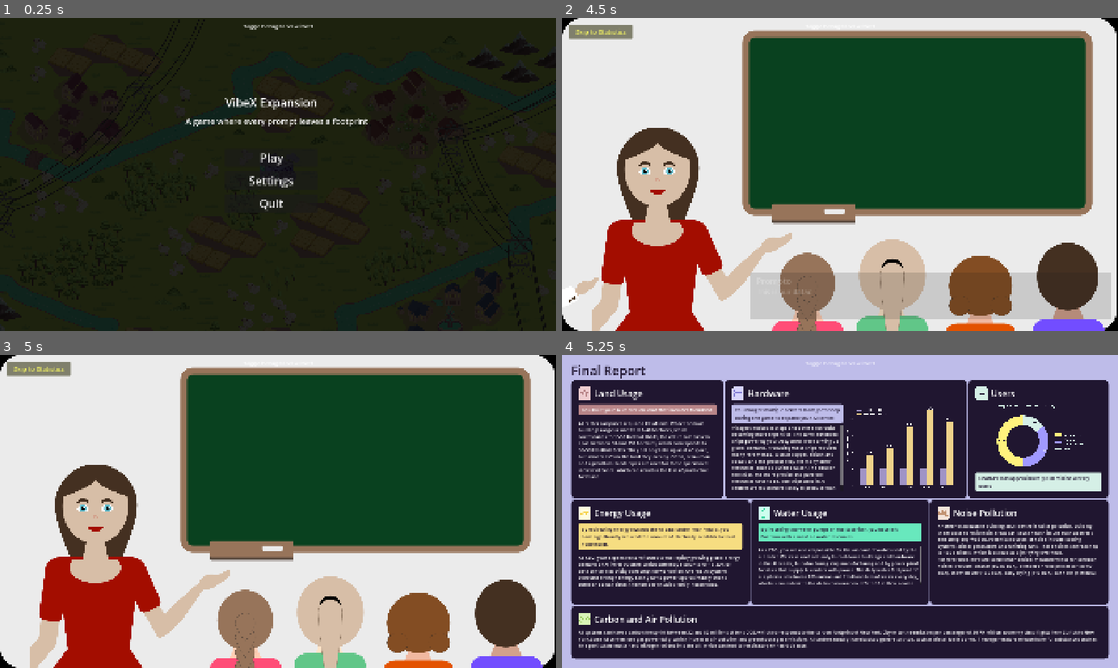
Above: before the commit, frames 1-4 (two rows, left to right).
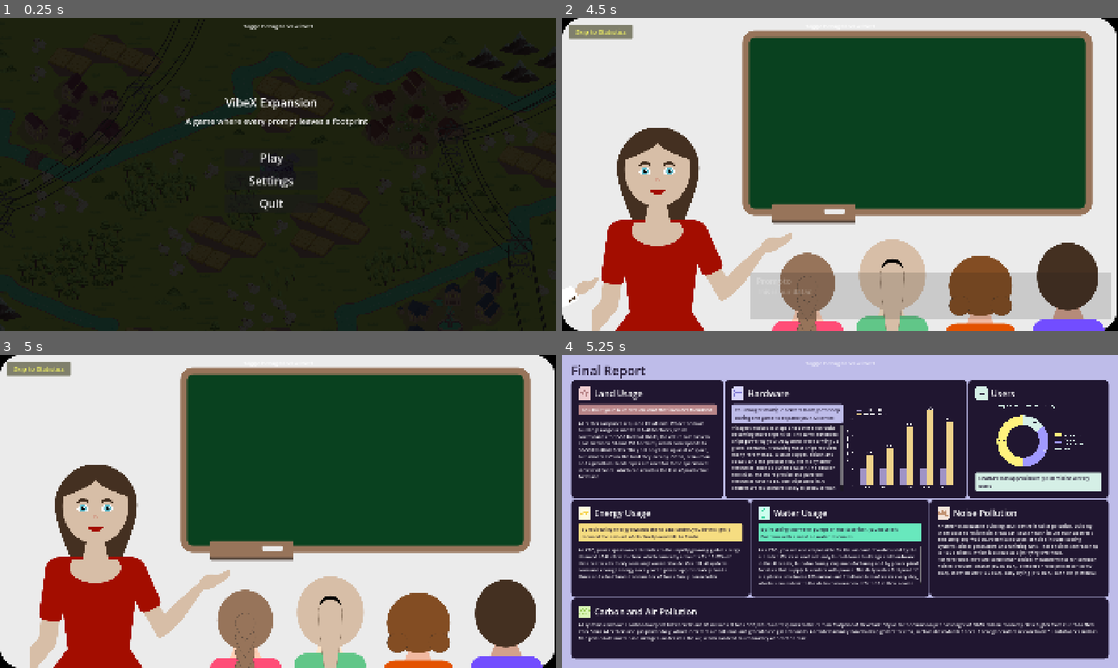
Above: after the commit, the same moments.

Repository: krishna3960/EducationTechnology
Game: Godot game, scene res://Scenes/menu.tscn
Same seed, same stepped clock (60 frames per second), same inputs: the game is played once before the commit and once after it. The engine's default icon, where the game draws it, is replaced by a stand-in: a white triangle on a blue panel in a dark square.
Inputs (mouse positions are in pixels of both pictures, inside the frame that each line leads up to):
- Up to frame 1 (0.25 s): no input
- Up to frame 2 (4.5 s): click "Play" at 0.5 s; tap Enter (ui_accept) at 1.25, 1.52 s; move the mouse to (962, 158) at 1.27 s; hold D (move_right) 1.28-2 s; click (962, 158) at 1.42 s; click "Continue" at 2 s; click "Skip Intro" at 2.75 s; click "Skip Intro" at 3.5 s; click "Skip to Classroom" at 4.25 s
- Up to frame 3 (5 s): no input
- Up to frame 4 (5.25 s): click "Skip to Statistics" at 5 s

Frames 1-3 are identical in both runs. In frame 4, 7.4% of the frame differs, in the area x 1-99%, y 55-95%.

Commit message:
added default state when we skip stages

Diff:
--- a/educational-game/Scripts/managers/stage_manager.gd
+++ b/educational-game/Scripts/managers/stage_manager.gd
@@ -73,6 +73,14 @@
 		_skip_btn.hide()
 
 func _skip_to(target_idx: int) -> void:
+	# Set sensible defaults for skipped stages
+	if GameState.land_location == GameState.LandLocation.NONE:
+		GameState.land_location = GameState.LandLocation.FIRST
+	if GameState.electricity_choice.is_empty():
+		GameState.electricity_choice = "far"
+	# Dismiss any active overlays
+	Dialogue.dismiss()
+	Newspaper.dismiss()
 	if _current:
 		if _current.finished.is_connected(_advance):
 			_current.finished.disconnect(_advance)
